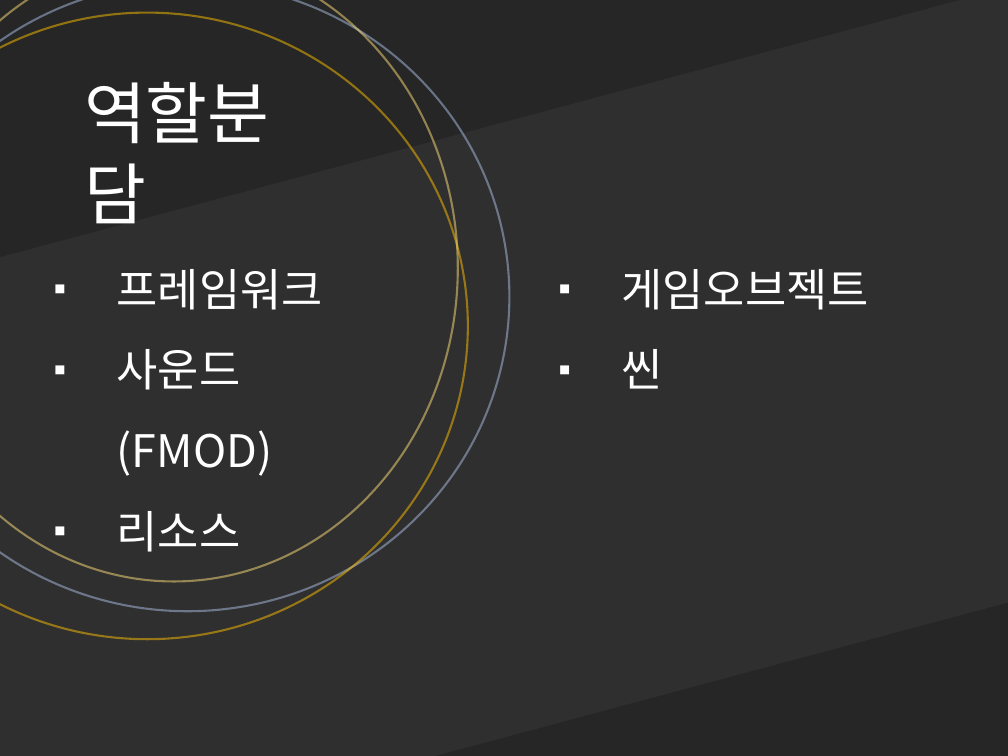
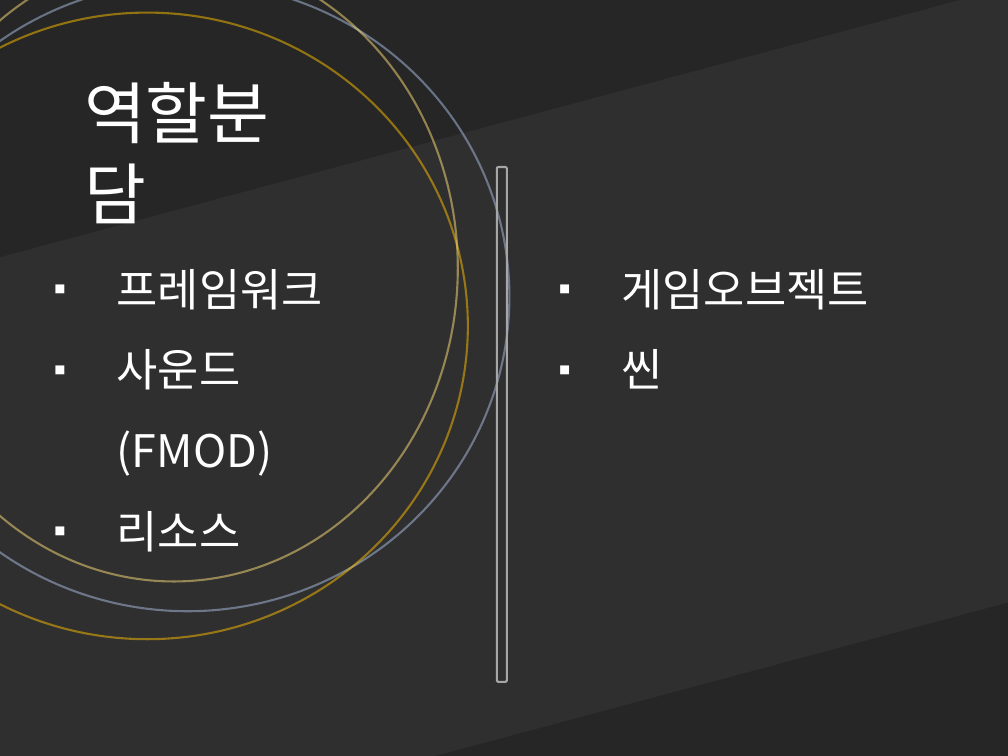
Before and after one commit to cmTEJAVA/Satellite, a slide deck: slide 4 of 발표자료/API 텀프로젝트 발표자료.pptx. Drawn at 1008x756 pixels with LibreOffice and Linux fonts; fonts in the diff are those of the drawing. Boxes give left, top, right and bottom in pixels: in the first picture for what was removed or moved away, otherwise in the second. Text is boxed around its words. In the diff, an @@ line names an element or a change of style, - is before the commit and + after.

```diff
--- a/발표자료/API 텀프로젝트 발표자료.pptx
+++ b/발표자료/API 텀프로젝트 발표자료.pptx
@@ rounded rectangle added at (496, 167, 507, 682), outline #A6A6A6 1.5 pt @@
```
Also in this commit, not shown: 1 other slide changed, 1 other file.
